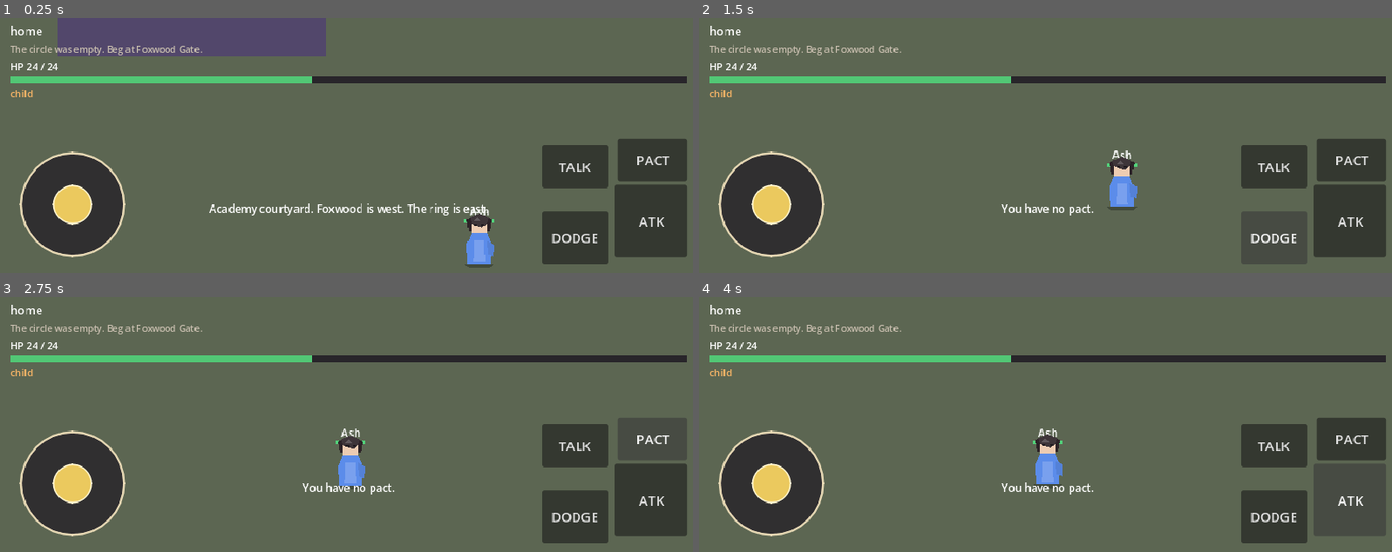
Above: before the commit, frames 1-4 (two rows, left to right).
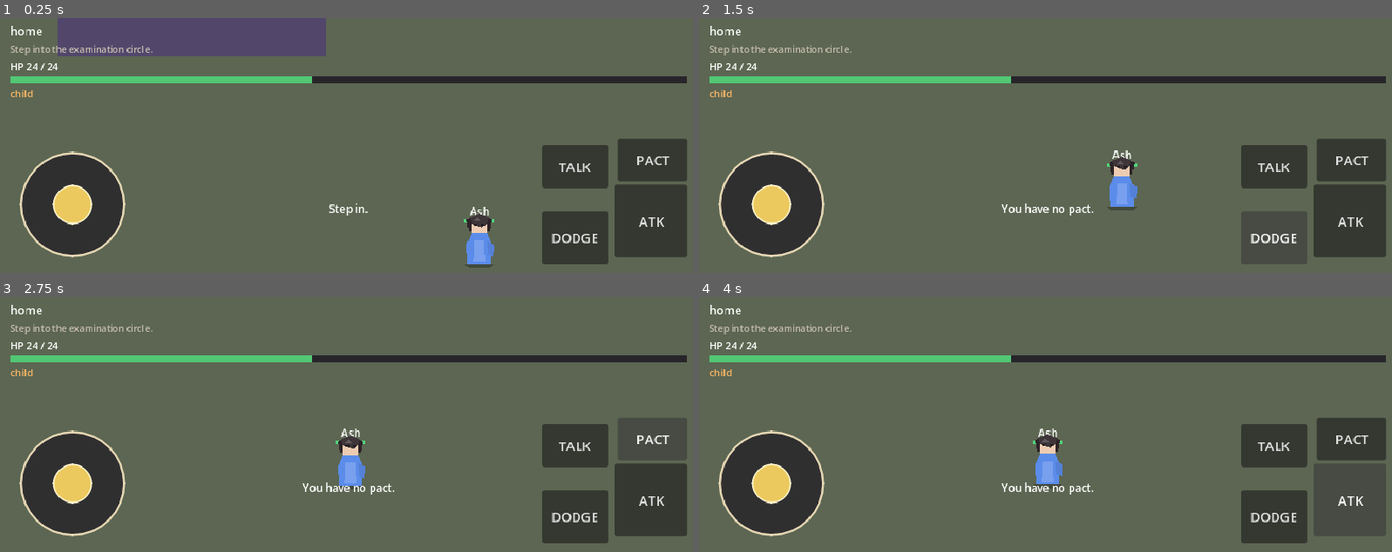
Above: after the commit, the same moments.

Repository: sk7hg824nn-ux/bloodbound-summoner
Game: Godot game, scene res://scenes/world/Academy.tscn
Same seed, same stepped clock (60 frames per second), same inputs: the game is played once before the commit and once after it. This scene is started directly instead of the project's main scene.
Inputs:
- Up to frame 1 (0.25 s): no input
- Up to frame 2 (1.5 s): click "ATK" at 0.5 s; click "DODGE" at 1.25 s
- Up to frame 3 (2.75 s): click "PACT" at 2 s
- Up to frame 4 (4 s): click "TALK" at 2.75 s; click "ATK" at 3.5 s

The runs differ from the first frame. In frame 1, 1.0% of the frame differs, in the area x 1-71%, y 10-78%; in frame 2, 0.4%; in frame 3, 0.4%; in frame 4, 0.4%.

Commit message:
Academy hub follows first-summon beat.

Diff:
--- a/scripts/world/academy_hub.gd
+++ b/scripts/world/academy_hub.gd
@@ -8,7 +8,9 @@
 var akari: Akari
 var wolf: WolfSummon
 var ring: PactRing
+var ambush: WolfSummon
 var _in_ring := false
+var _in_ambush := false
 
 func _ready() -> void:
 	GameState.era = "academy"
@@ -31,15 +33,21 @@
 	EventBus.combat_ended.connect(_on_combat_ended)
 	if PactSystem.is_pacted("kitsune"):
 		_spawn_akari()
-	EventBus.toast.emit("Academy courtyard. Foxwood is west. The ring is east.")
+	EventBus.toast.emit("Illustrious Academy. The circle first.")
+	_objective()
+
+func _objective() -> void:
 	if PactSystem.is_pacted("kitsune"):
-		Campaign.set_objective("Take her to the beginner ring.")
-	else:
-		Campaign.set_objective("The circle was empty. Beg at Foxwood Gate.")
+		Campaign.set_objective("She answered in the trees. The ring is east when you mean it.")
+	elif GameState.has_flag("exam_failed"):
+		Campaign.set_objective("Get out of their sight. The woods are west.")
+	else:
+		Campaign.set_objective("Step into the examination circle.")
 
 func _spots() -> void:
-	_make_spot("foxwood", "Foxwood Gate", "Ask the trees.", Vector2(80, 430))
-	_make_spot("ring", "Beginner Ring", "Step onto the sand.", Vector2(900, 470))
+	_make_spot("circle", "Examination Circle", "Step in.", Vector2(480, 420))
+	_make_spot("woods", "The Woods", "Leave their eyes.", Vector2(80, 430))
+	_make_spot("ring", "Beginner Ring", "Sand. Later.", Vector2(900, 470))
 
 func _make_spot(id: String, title: String, prompt: String, pos: Vector2) -> void:
 	var spot := Interactable.new()
@@ -48,9 +56,9 @@
 	spot.prompt = prompt
 	spot.position = pos
 	var shape := CollisionShape2D.new()
-	var circle := CircleShape2D.new()
-	circle.radius = 42.0
-	shape.shape = circle
+	var circ := CircleShape2D.new()
+	circ.radius = 42.0
+	shape.shape = circ
 	spot.add_child(shape)
 	$World.add_child(spot)
 	spot.body_entered.connect(_on_enter.bind(spot))
@@ -66,16 +74,23 @@
 		_near.erase(spot)
 
 func _interact() -> void:
-	if GameState.in_dialogue or _in_ring:
+	if GameState.in_dialogue or _in_ring or _in_ambush:
 		return
 	if _near.is_empty():
 		return
 	match _near[_near.size() - 1].interact_id:
-		"foxwood":
+		"circle":
+			if GameState.has_flag("exam_failed"):
+				EventBus.toast.emit("They already wrote insufficient.")
+			else:
+				_say(FirstSummon.circle_open(GameState.player_name))
+		"woods":
 			if PactSystem.is_pacted("kitsune"):
-				_say({"speaker": "Akari", "lines": ["\"You already spent your dignity. The ring is that way.\""], "choices": []})
+				_say({"speaker": "Akari", "lines": ["\"You already almost died. The sand is that way if you insist on repeating it.\""], "choices": []})
+			elif GameState.has_flag("exam_failed"):
+				_say(FirstSummon.woods_alone())
 			else:
-				_say(Foxwood.arrive(GameState.player_name))
+				EventBus.toast.emit("The proctor is still waiting on the circle.")
 		"ring":
 			if not PactSystem.is_pacted("kitsune"):
 				EventBus.toast.emit("You have no pact.")
@@ -87,26 +102,59 @@
 
 func _on_choice(choice_id: String) -> void:
 	match choice_id:
-		"fw_call":
-			_say(Foxwood.she_appears())
-		"fw_beg":
-			_say(Foxwood.beg_again())
-		"fw_beg2":
-			PactSystem.seal_akari()
-			_spawn_akari()
-			_say(Foxwood.seals())
-			Campaign.set_objective("Take her to the beginner ring.")
-		"fw_pride", "fw_empty":
-			pass
-		"fw_done":
-			EventBus.toast.emit("Registered: Akari. Rank E. One tail. She does not smile.")
+		"ex_try":
+			GameState.set_flag("exam_failed")
+			_say(FirstSummon.circle_fail())
+			_objective()
+		"ex_leave":
+			EventBus.toast.emit("Do not train harder. Leave.")
+		"wd_stay":
+			_begin_ambush()
+		"sm_done":
+			EventBus.toast.emit("She is not a pet. Something opened anyway.")
+			_objective()
+
+func _begin_ambush() -> void:
+	_in_ambush = true
+	camera.set_mode(Camera2DDirector.Mode.COMBAT)
+	ambush = WolfSummon.new()
+	ambush.display_name = "Whelp"
+	$Entities.add_child(ambush)
+	ambush.global_position = player.global_position + Vector2(90, -10)
+	if ambush.label:
+		ambush.label.text = "Whelp"
+	ambush.lunged.connect(_on_ambush_hit)
+	EventBus.toast.emit("You have no pact. You cannot win this.")
+	Campaign.set_objective("You are not a fighter. Survive long enough.")
+
+func _on_ambush_hit(target: Node2D) -> void:
+	if not _in_ambush:
+		return
+	if target == player:
+		GameState.take_damage(3)
+		player.sync_hp_from_state()
+		EventBus.toast.emit("You cannot win this.")
+		if GameState.hp <= max(8, GameState.max_hp - 6):
+			_resolve_arrival()
+
+func _resolve_arrival() -> void:
+	if not _in_ambush:
+		return
+	_in_ambush = false
+	if ambush and is_instance_valid(ambush):
+		ambush.queue_free()
+	ambush = null
+	PactSystem.seal_akari()
+	_spawn_akari()
+	camera.set_mode(Camera2DDirector.Mode.EXPLORE)
+	_say(FirstSummon.after_save())
 
 func _spawn_akari() -> void:
 	if akari and is_instance_valid(akari):
 		return
 	akari = Akari.new()
 	$Entities.add_child(akari)
-	akari.global_position = player.global_position + Vector2(-40, 8)
+	akari.global_position = player.global_position + Vector2(-36, 6)
 
 func _start_ring() -> void:
 	_in_ring = true
@@ -120,9 +168,12 @@
 	ring.bind(player, akari, wolf)
 	EventBus.combat_started.emit("beginner")
 	EventBus.toast.emit("Call the lie. Let it bite the statue. Then cut.")
-	Campaign.set_objective("PACT = lie. ATK = cut. Do not punch.")
+	Campaign.set_objective("PACT = lie. ATK = cut.")
 
 func _atk() -> void:
+	if _in_ambush:
+		EventBus.toast.emit("You have no pact.")
+		return
 	if ring and _in_ring:
 		ring.commit()
 	elif not PactSystem.has_any():
@@ -131,6 +182,9 @@
 		EventBus.toast.emit("The ring is east.")
 
 func _pact_btn() -> void:
+	if _in_ambush:
+		EventBus.toast.emit("You have no pact.")
+		return
 	if ring and _in_ring:
 		ring.call_lie()
 	elif not PactSystem.has_any():
@@ -154,11 +208,10 @@
 	if win:
 		GameState.set_flag("first_ring")
 		EventBus.toast.emit("The ledger writes a win. She yawns.")
-		Campaign.set_objective("You fought because she answered. Walk the courtyard.")
 	else:
 		GameState.hp = max(1, GameState.max_hp)
 		player.sync_hp_from_state()
-		EventBus.toast.emit("Down. She hauls you off the sand. Again when you mean it.")
+		EventBus.toast.emit("Down. She hauls you off the sand.")
 
 func _fence_yard() -> void:
 	var yard := _yard
@@ -189,3 +242,6 @@
 		akari.follow(player, delta)
 	if ring and _in_ring:
 		ring.tick(delta)
+	if _in_ambush and ambush and is_instance_valid(ambush):
+		if ambush.lock == null and ambush.recover <= 0.0:
+			ambush.pick([player])
